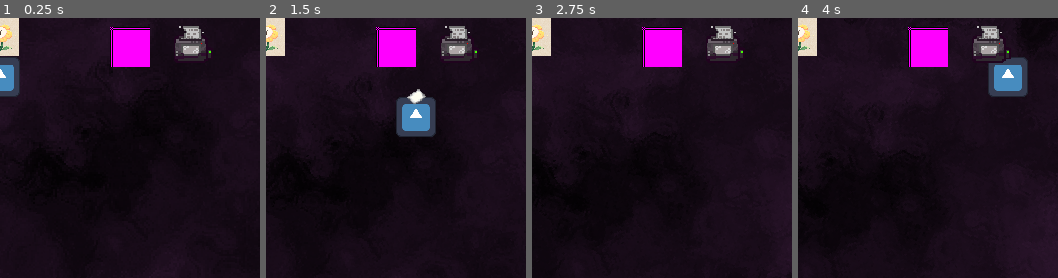
Above: before the commit, frames 1-4 (left to right).
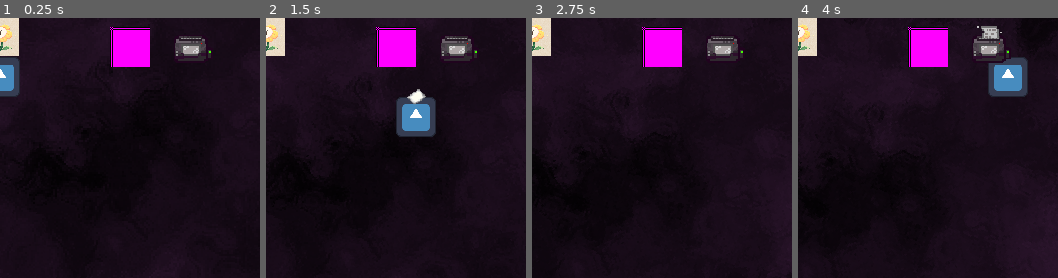
Above: after the commit, the same moments.

Repository: dipilo/sunroom
Game: Godot game, scene res://scenes/battlefield.tscn
Same seed, same stepped clock (60 frames per second), same inputs: the game is played once before the commit and once after it. The engine's default icon, where the game draws it, is replaced by a stand-in: a white triangle on a blue panel in a dark square.
Inputs:
- Up to frame 1 (0.25 s): no input
- Up to frame 2 (1.5 s): tap Enter at 0.5 s; hold D (direction_right) 0.53-1.28 s; hold S (direction_down) from 1.28 s (still down)
- Up to frame 3 (2.75 s): release S (direction_down) at 2.03 s; hold D (direction_right) from 2.03 s (still down)
- Up to frame 4 (4 s): release D (direction_right) at 2.78 s; hold W (direction_up) 2.78-3.53 s; tap Space at 3.5 s; hold Left (direction_left) from 3.53 s (still down)
The pictures show only the part of the screen within x 50-100%, y 46-96%; the shares and areas given below are measured in that part.

The runs differ from the first frame. In frame 1, 0.3% of the frame differs, in the area x 68-79%, y 3-8%; in frame 2, 0.3%; in frame 3, 0.3%; in frame 4, nothing differs.

Commit message:
dfidysfdsf

Diff:
--- a/gardengame/scenes/battlefield.tscn
+++ b/gardengame/scenes/battlefield.tscn
@@ -1,44 +1,11 @@
-[gd_scene load_steps=12 format=3 uid="uid://dxtkxaebc3pmy"]
+[gd_scene load_steps=7 format=3 uid="uid://dxtkxaebc3pmy"]
 
 [ext_resource type="PackedScene" uid="uid://cpre4pnoft1a7" path="res://scenes/player.tscn" id="1_hy033"]
 [ext_resource type="PackedScene" uid="uid://dfe7stefx36it" path="res://scenes/centerpiece.tscn" id="2_4y0t7"]
 [ext_resource type="PackedScene" uid="uid://c038x40bbcabo" path="res://background.tscn" id="3_21s54"]
 [ext_resource type="Script" uid="uid://dgtmrmxiqn7tt" path="res://scenes/gameManager.gd" id="4_21s54"]
-[ext_resource type="Texture2D" uid="uid://co5uh63lepfer" path="res://textures/item_textures/animated paper shredder down.png" id="5_ixbtv"]
-[ext_resource type="Script" uid="uid://tigx0bmxb0ah" path="res://scenes/shreader.gd" id="5_lwkd3"]
-[ext_resource type="Texture2D" uid="uid://cywnmbmwpkkha" path="res://textures/item_textures/animated paper shredder up.png" id="6_86tsl"]
-[ext_resource type="Script" uid="uid://1a0gu7f1635y" path="res://scenes/paper_stack.gd" id="8_htbo0"]
-
-[sub_resource type="CircleShape2D" id="CircleShape2D_ixbtv"]
-radius = 10.2564
-
-[sub_resource type="SpriteFrames" id="SpriteFrames_lwkd3"]
-animations = [{
-"frames": [{
-"duration": 1.0,
-"texture": ExtResource("5_ixbtv")
-}, {
-"duration": 1.0,
-"texture": ExtResource("6_86tsl")
-}],
-"loop": true,
-"name": &"active",
-"speed": 5.0
-}, {
-"frames": [{
-"duration": 1.0,
-"texture": ExtResource("5_ixbtv")
-}, {
-"duration": 1.0,
-"texture": ExtResource("6_86tsl")
-}],
-"loop": true,
-"name": &"idle",
-"speed": 5.0
-}]
-
-[sub_resource type="PlaceholderTexture2D" id="PlaceholderTexture2D_lwkd3"]
-size = Vector2(40, 40)
+[ext_resource type="PackedScene" uid="uid://ojmgwavv6qra" path="res://scenes/shreader.tscn" id="5_ixbtv"]
+[ext_resource type="PackedScene" uid="uid://cmbs0nlgevjcy" path="res://scenes/paper_stack.tscn" id="6_86tsl"]
 
 [node name="Node2D" type="Node2D"]
 
@@ -59,43 +26,11 @@
 
 [node name="spawnTimer" type="Timer" parent="manager"]
 
-[node name="Shreader" type="Node2D" parent="."]
+[node name="Shreader" parent="." instance=ExtResource("5_ixbtv")]
 position = Vector2(440, 260)
-script = ExtResource("5_lwkd3")
 
-[node name="Area2D" type="Area2D" parent="Shreader"]
-position = Vector2(10, 10)
-scale = Vector2(1.5, 1.5)
-collision_layer = 0
-collision_mask = 4
-
-[node name="CollisionShape2D" type="CollisionShape2D" parent="Shreader/Area2D"]
-scale = Vector2(1.3, 1.3)
-shape = SubResource("CircleShape2D_ixbtv")
-
-[node name="AnimatedSprite2D" type="AnimatedSprite2D" parent="Shreader"]
-position = Vector2(10, 10)
-scale = Vector2(0.625, 0.625)
-sprite_frames = SubResource("SpriteFrames_lwkd3")
-animation = &"active"
-
-[node name="Paper_Stack" type="Node2D" parent="."]
+[node name="Paper_Stack" parent="." instance=ExtResource("6_86tsl")]
 position = Vector2(390, 270)
-script = ExtResource("8_htbo0")
-
-[node name="Area2D" type="Area2D" parent="Paper_Stack"]
-scale = Vector2(1.5, 1.5)
-collision_layer = 0
-collision_mask = 4
-
-[node name="CollisionShape2D" type="CollisionShape2D" parent="Paper_Stack/Area2D"]
-scale = Vector2(1.3, 1.3)
-shape = SubResource("CircleShape2D_ixbtv")
-
-[node name="Sprite2D" type="Sprite2D" parent="Paper_Stack"]
-texture = SubResource("PlaceholderTexture2D_lwkd3")
 
 [connection signal="timeout" from="manager/gameTimer" to="manager" method="_game_loop"]
 [connection signal="timeout" from="manager/spawnTimer" to="manager" method="_spawn_timer_timeout"]
-[connection signal="area_entered" from="Shreader/Area2D" to="Shreader" method="_shreader_collided_with"]
-[connection signal="area_entered" from="Paper_Stack/Area2D" to="Paper_Stack" method="_paper_stack_collided"]
--- a/gardengame/scenes/circle_enemy.gd
+++ b/gardengame/scenes/circle_enemy.gd
@@ -23,7 +23,8 @@
 	var delta_angle = wrapf(current_angle - previous_angle, -PI, PI)
 	accumulated_angle += delta_angle
 	previous_angle = current_angle
-
+	$CollisionShape2D/Node2D/Sprite2D3.position = (game_manager.player.global_position - $CollisionShape2D/Node2D.global_position ).normalized()*2
+	game_manager.player.global_position
 	if abs(accumulated_angle) >= full_circle_threshold:
 		die()
 		accumulated_angle = 0.0
--- a/gardengame/scenes/circle_enemy.tscn
+++ b/gardengame/scenes/circle_enemy.tscn
@@ -47,9 +47,7 @@
 position = Vector2(2.38419e-07, 2.38419e-07)
 scale = Vector2(0.833333, 0.833333)
 sprite_frames = SubResource("SpriteFrames_17o3q")
-animation = &"walk"
-frame = 1
-frame_progress = 0.710554
+animation = &"idle"
 
 [node name="Sprite2D2" type="Sprite2D" parent="CollisionShape2D" index="2"]
 z_index = 1
@@ -57,8 +55,10 @@
 scale = Vector2(1.04167, 0.833333)
 texture = ExtResource("6_86o8v")
 
-[node name="Sprite2D3" type="Sprite2D" parent="CollisionShape2D" index="3"]
+[node name="Node2D" type="Node2D" parent="CollisionShape2D" index="3"]
+
+[node name="Sprite2D3" type="Sprite2D" parent="CollisionShape2D/Node2D" index="0"]
 z_index = 1
-position = Vector2(2.38419e-07, 2.38419e-07)
+position = Vector2(0, 2)
 scale = Vector2(0.833333, 0.833333)
 texture = ExtResource("7_b6cm3")
--- /dev/null
+++ b/gardengame/scenes/paper_stack.tscn
@@ -0,0 +1,26 @@
+[gd_scene load_steps=4 format=3 uid="uid://cmbs0nlgevjcy"]
+
+[ext_resource type="Script" uid="uid://1a0gu7f1635y" path="res://scenes/paper_stack.gd" id="1_7js4w"]
+
+[sub_resource type="CircleShape2D" id="CircleShape2D_ixbtv"]
+radius = 10.2564
+
+[sub_resource type="PlaceholderTexture2D" id="PlaceholderTexture2D_lwkd3"]
+size = Vector2(40, 40)
+
+[node name="Paper_Stack" type="Node2D"]
+script = ExtResource("1_7js4w")
+
+[node name="Area2D" type="Area2D" parent="."]
+scale = Vector2(1.5, 1.5)
+collision_layer = 0
+collision_mask = 4
+
+[node name="CollisionShape2D" type="CollisionShape2D" parent="Area2D"]
+scale = Vector2(1.3, 1.3)
+shape = SubResource("CircleShape2D_ixbtv")
+
+[node name="Sprite2D" type="Sprite2D" parent="."]
+texture = SubResource("PlaceholderTexture2D_lwkd3")
+
+[connection signal="area_entered" from="Area2D" to="." method="_paper_stack_collided"]
--- a/gardengame/scenes/shreader.gd
+++ b/gardengame/scenes/shreader.gd
@@ -1,17 +1,24 @@
 extends Node2D
 
-
+@export var shreading_time = 10.0
 @export var times_required = 3
 var game_manager
+var is_busy = false
 func _ready() -> void:
 	await get_tree().process_frame
 	GlobalScript.gamemanger.shreader = self
 	game_manager=GlobalScript.gamemanger
-
+	$AnimatedSprite2D.play("idle")
 
 func _shreader_collided_with(area: Area2D) -> void:
-	game_manager.player._paper(false)
-	times_required-=1
-	if times_required == 0:
-		GlobalScript.game_state = 2
-		get_tree().change_scene_to_file("res://scenes/mainmenu.tscn")
+	if game_manager.player.has_paper and not is_busy:
+		is_busy = true
+		game_manager.player._paper(false)
+		$AnimatedSprite2D.play("active")
+		await get_tree().create_timer(shreading_time).timeout
+		$AnimatedSprite2D.play("idle")
+		times_required-=1
+		is_busy = false
+		if times_required == 0:
+			GlobalScript.game_state = 2
+			get_tree().change_scene_to_file("res://scenes/mainmenu.tscn")
--- /dev/null
+++ b/gardengame/scenes/shreader.tscn
@@ -0,0 +1,52 @@
+[gd_scene load_steps=7 format=3 uid="uid://ojmgwavv6qra"]
+
+[ext_resource type="Script" uid="uid://tigx0bmxb0ah" path="res://scenes/shreader.gd" id="1_dd4i2"]
+[ext_resource type="Texture2D" uid="uid://co5uh63lepfer" path="res://textures/item_textures/animated paper shredder down.png" id="2_8uf5k"]
+[ext_resource type="Texture2D" uid="uid://cywnmbmwpkkha" path="res://textures/item_textures/animated paper shredder up.png" id="3_6sky1"]
+[ext_resource type="Texture2D" uid="uid://coi5y3mcvd08h" path="res://textures/item_textures/idle paper shredder.png" id="4_8uf5k"]
+
+[sub_resource type="CircleShape2D" id="CircleShape2D_ixbtv"]
+radius = 10.2564
+
+[sub_resource type="SpriteFrames" id="SpriteFrames_lwkd3"]
+animations = [{
+"frames": [{
+"duration": 1.0,
+"texture": ExtResource("2_8uf5k")
+}, {
+"duration": 1.0,
+"texture": ExtResource("3_6sky1")
+}],
+"loop": true,
+"name": &"active",
+"speed": 5.0
+}, {
+"frames": [{
+"duration": 1.0,
+"texture": ExtResource("4_8uf5k")
+}],
+"loop": true,
+"name": &"idle",
+"speed": 5.0
+}]
+
+[node name="Shreader" type="Node2D"]
+script = ExtResource("1_dd4i2")
+
+[node name="Area2D" type="Area2D" parent="."]
+position = Vector2(10, 10)
+scale = Vector2(1.5, 1.5)
+collision_layer = 0
+collision_mask = 4
+
+[node name="CollisionShape2D" type="CollisionShape2D" parent="Area2D"]
+scale = Vector2(1.3, 1.3)
+shape = SubResource("CircleShape2D_ixbtv")
+
+[node name="AnimatedSprite2D" type="AnimatedSprite2D" parent="."]
+position = Vector2(10, 10)
+scale = Vector2(0.625, 0.625)
+sprite_frames = SubResource("SpriteFrames_lwkd3")
+animation = &"idle"
+
+[connection signal="area_entered" from="Area2D" to="." method="_shreader_collided_with"]
